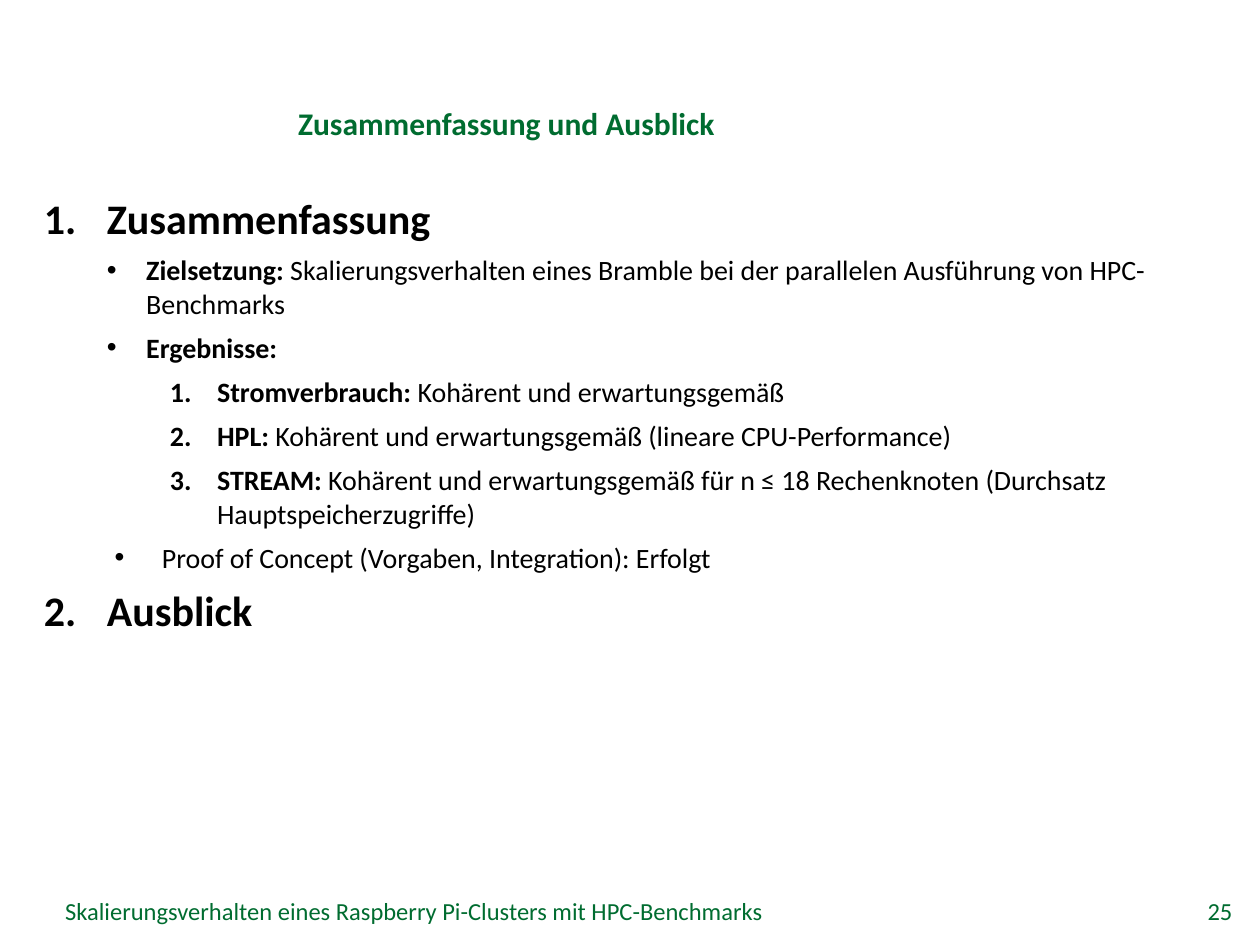
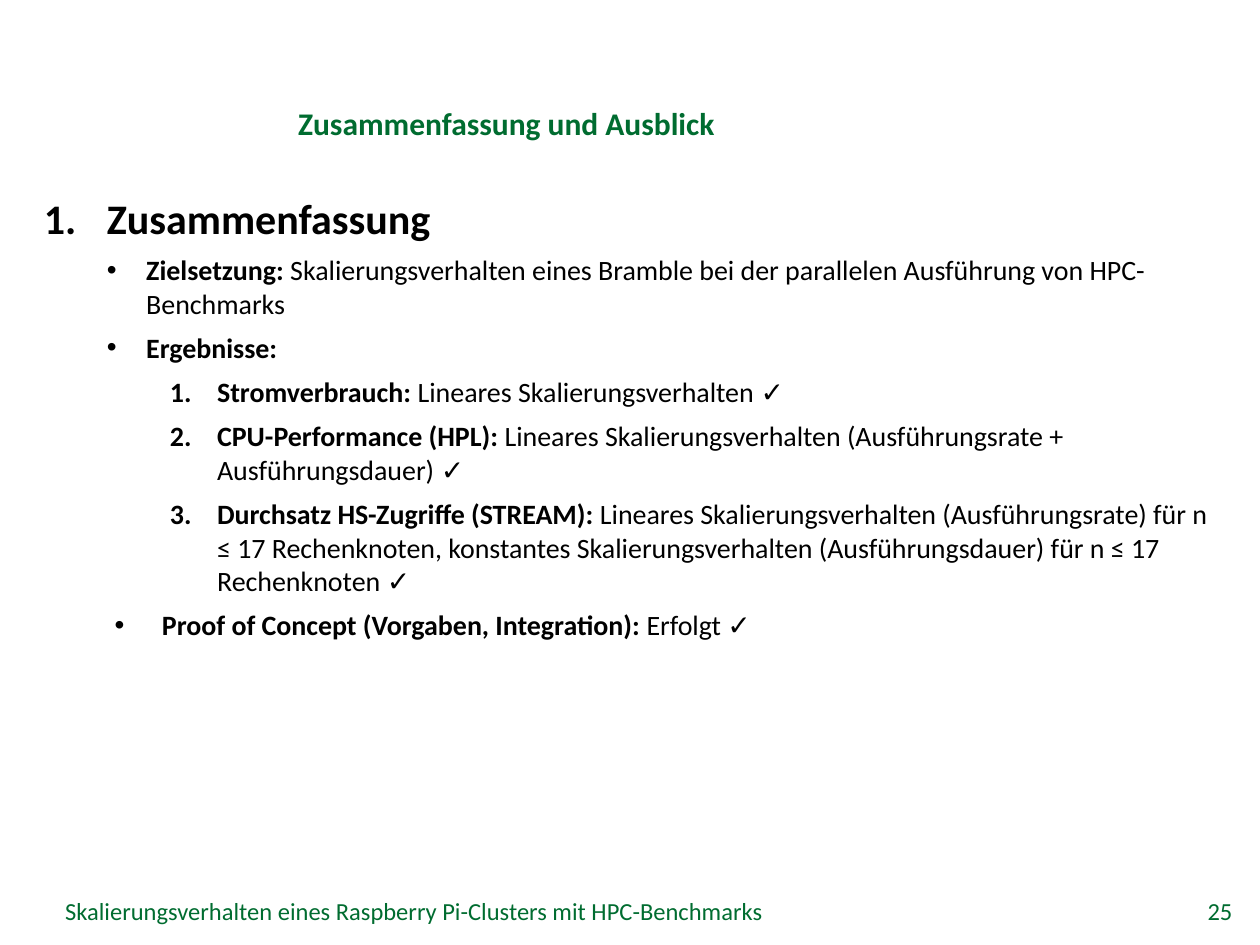
Before and after one commit to missgreenwood/bachelor-arbeit, a slide deck: slide 25 of Disputation/grei14.pptx. Drawn at 1260x945 pixels with LibreOffice and Linux fonts; fonts in the diff are those of the drawing; background and template pictures are left out. Boxes give left, top, right and bottom in pixels: in the first picture for what was removed or moved away, otherwise in the second. Text is boxed around its words. In the diff, an @@ line names an element or a change of style, - is before the commit and + after.

```diff
--- a/Disputation/grei14.pptx
+++ b/Disputation/grei14.pptx
@@ text at (x1=162, y1=382, x2=1207, y2=640): text changed @@
-    1. Stromverbrauch: Kohärent und erwartungsgemäß
-    2. HPL: Kohärent und erwartungsgemäß (lineare CPU-Performance)
-    3. STREAM: Kohärent und erwartungsgemäß für n ≤ 18 Rechenknoten (Durchsatz Hauptspeicherzugriffe)
-  • Proof of Concept (Vorgaben, Integration): Erfolgt
-2. Ausblick
+    1. Stromverbrauch: Lineares Skalierungsverhalten ✓
+    2. CPU-Performance (HPL): Lineares Skalierungsverhalten (Ausführungsrate + Ausführungsdauer) ✓
+    3. Durchsatz HS-Zugriffe (STREAM): Lineares Skalierungsverhalten (Ausführungsrate) für n ≤ 17 Rechenknoten, konstantes Skalierungsverhalten (Ausführungsdauer) für n ≤ 17 Rechenknoten ✓
+  • Proof of Concept (Vorgaben, Integration): Erfolgt ✓
```
Also in this commit, not shown: 23 other slides changed, 1 slide added, 1 other file.
